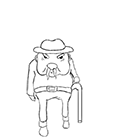
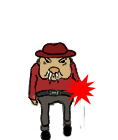
Before/after of a w=118, h=140 layered artwork. What changed in the layer stack:
removed layer "Camada 2 copiar 2" over [26, 38, 83, 137]
added layer "Forma 2" above "Forma 1" over [62, 74, 96, 107]
added group "Agrupar 4 copiar" with 2 layers above "Agrupar 4" over [28, 42, 86, 140]
added layer "Camada 2 copiar 5" (1st of 2, in "Agrupar 4 copiar") in group "Agrupar 4 copiar" over [28, 42, 85, 140]
added layer "Camada 5 copiar 3" (1st of 2, in "Agrupar 4 copiar") in group "Agrupar 4 copiar" over [28, 42, 86, 140]
hid "Plano de Fundo" over [26, 38, 96, 140]
